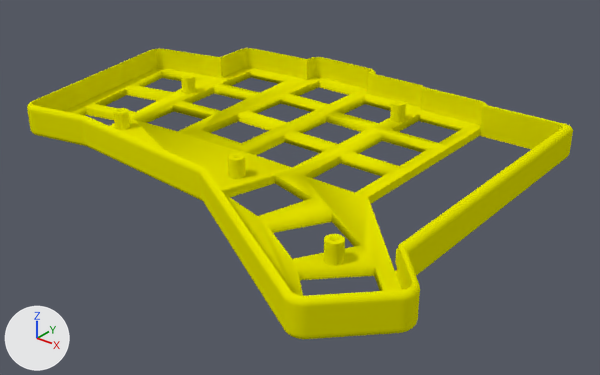
What one commit did to the Blender file 3d/clavis.blend.
Before and after are seen from a 50 mm camera at (0.1867, -0.1249, 0.0808) aimed at (0.0748, 0.0151, -0.0059). Lighting does not change. The marker at lower left points along +X, +Y and +Z.

Objects in the first picture: 'Curve.002', 'Curve.173', 'fori.001', 'fori.003', 'fori.005', 'fori.007', 'fori.017'.
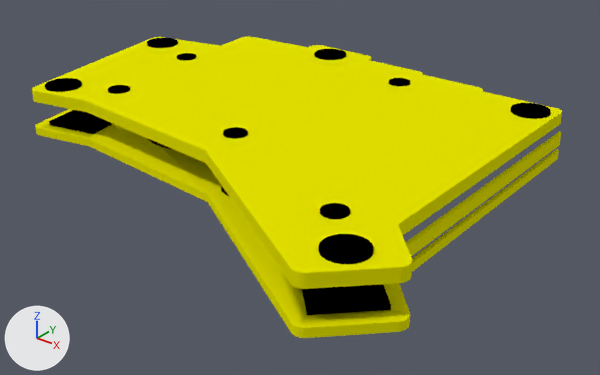
Commit message: feat: model 3D baseline

Where the change shows, as pixel boxes (x1, y1, x2, y2) in the pictures (600 x 375 px):
'Curve.039', added (yellow)
    after: (32, 36, 562, 289)
'Curve.173', surface changed
    both: (35, 68, 480, 338)
'Curve.002', hidden (yellow)
    before: (27, 48, 573, 339)
'keys', now drawn (black)
    after: (49, 110, 391, 315)
'Cylinder.005', added (black)
    after: (319, 234, 374, 264)
'fori.001', surface changed
    both: (324, 234, 345, 266)
'Cylinder.004', added (black)
    after: (511, 103, 551, 119)
'fori.005', surface changed
    both: (228, 153, 246, 179)
'Cylinder.001', added (black)
    after: (45, 78, 82, 92)
'fori.002', now drawn
    after: (320, 203, 350, 219)
'fori.017', surface changed
    both: (113, 108, 130, 130)
'fori.007', surface changed
    both: (390, 101, 406, 122)
'Cylinder.003', added
    after: (314, 49, 346, 60)
'Cylinder.002', added
    after: (147, 38, 178, 48)
'fori.003', surface changed
    both: (181, 75, 195, 94)
'fori.006', now drawn
    after: (223, 127, 248, 139)
'fori.018', now drawn
    after: (108, 85, 130, 94)
'fori.008', now drawn
    after: (389, 78, 410, 86)
'fori.004', now drawn
    after: (177, 53, 196, 60)
'Cylinder', added
    after: (147, 138, 171, 149)
part 1 of me_mesh_132, built on
    before: (117, 75, 402, 241)
    after: (108, 53, 410, 219)
'Curve.035', unchanged, uncovered by the edit
    before: (395, 248, 398, 266)
    after: (405, 131, 561, 256)
'Curve.001', unchanged, uncovered by the edit
    after: (411, 149, 559, 273)

The change, as a diff of the scene's bpy script:
```diff
--- a/3d/clavis.blend.py
+++ b/3d/clavis.blend.py
@@ me_mesh_132 @@
 # used by ob_fori_018; location = (0.0277, 0.0015, 0.002); scale = (0.396, 0.396, 1.04)
-me_mesh_132.from_pydata(...)  # 64 vertices, 34 faces; spans x -0.00236..0.00236, y -0.00236..0.00236, z -0.00073..0.00455
+me_mesh_132.from_pydata(...)  # 192 vertices, 162 faces; spans x -0.00679..0.00679, y -0.00679..0.00679, z -0.00073..0.01001
+# me_mesh_132 part 1
+# 32 vertices are removed from x -0.00236..0.00236, y -0.00236..0.00236, z 0.00455
+# 33 faces are deleted
+# 128 vertices are added at x -0.00679..0.00679, y -0.00679..0.00679, z 0.00508..0.00858
+# 32 new vertices lie (0.0, 0.0, 0.00143) away from vertices in x -0.00679..0.00679, y -0.00679..0.00679, z 0.00858
+# 161 new faces join them
 me_mesh_132.materials.append(mat_black)
@@ ob_curve_002 @@
 _m = ob_curve_002.modifiers.new('Bevel.001', 'BEVEL')
 _m.use_clamp_overlap = False
+ob_curve_002.hide_set(True)
@@ ob_cube_001 @@
+ob_cube_001 = bpy.data.objects.new('Cube.001', me_cube_001)  # a box spanning x -0.0077..0.0077, y -0.0077..0.0077, z -0.0077..0.0077; in mat_black (black #000000)
+ob_cube_001.location = (0.0811, 0.0082, 0.0094)
+ob_cube_001.rotation_euler = (0.0, 0.0, -1.571)  # degrees (0, 0, -90)
+ob_cube_001.scale = (0.371, 2.48, 0.0727)
@@ ob_cube @@
+ob_cube = bpy.data.objects.new('Cube', me_cube_001.copy())
+ob_cube.location = (0.1051, 0.0082, 0.01)
+ob_cube.rotation_euler = (0.0, 0.0, -1.571)  # degrees (0, 0, -90)
+ob_cube.scale = (1.0, 1.24, 0.196)
@@ ob_cylinder @@
+ob_cylinder = bpy.data.objects.new('Cylinder', me_cylinder)  # a 32-sided cylinder along z spanning x -0.013..0.013, y -0.013..0.013, z -0.002..0.002; in mat_black (black #000000)
+ob_cylinder.location = (0.0531, 0.0042, 0.009)
@@ ob_cylinder_005 @@
+ob_cylinder_005 = bpy.data.objects.new('Cylinder.005', me_cylinder_005)  # a 32-sided cylinder along z spanning x -0.0045..0.0045, y -0.0045..0.0045, z -0.00115..0.00115; in mat_black (black #000000)
+ob_cylinder_005.location = (0.1185, -0.0275, 0.0114)
@@ ob_cylinder_004 @@
+ob_cylinder_004 = bpy.data.objects.new('Cylinder.004', me_cylinder_005.copy())
+ob_cylinder_004.location = (0.1145, 0.0515, 0.0114)
@@ ob_cylinder_003 @@
+ob_cylinder_003 = bpy.data.objects.new('Cylinder.003', me_cylinder_005.copy())
+ob_cylinder_003.location = (0.0511, 0.0584, 0.0114)
@@ ob_cylinder_002 @@
+ob_cylinder_002 = bpy.data.objects.new('Cylinder.002', me_cylinder_005.copy())
+ob_cylinder_002.location = (0.0055, 0.0368, 0.0114)
@@ ob_cylinder_001 @@
+ob_cylinder_001 = bpy.data.objects.new('Cylinder.001', me_cylinder_005.copy())
+ob_cylinder_001.location = (0.0142, -0.0051, 0.0114)
@@ ob_curve_039 @@
+ob_curve_039 = bpy.data.objects.new('Curve.039', me_mesh_004)  # 314 vertices, 159 faces; spans x -0.0694..0.0623, y -0.0583..0.0451, z -0.001..0.002; in mat_yellow (yellow #e7e500); modifiers BOOLEAN, BOOLEAN, BOOLEAN, BOOLEAN, BOOLEAN, BOOLEAN, BOOLEAN, BOOLEAN, BOOLEAN, BOOLEAN, BOOLEAN, BOOLEAN, BOOLEAN
+ob_curve_039.location = (0.0672, 0.02, 0.01)
+ob_curve_039.scale = (0.992, 0.992, 1.0)
```
